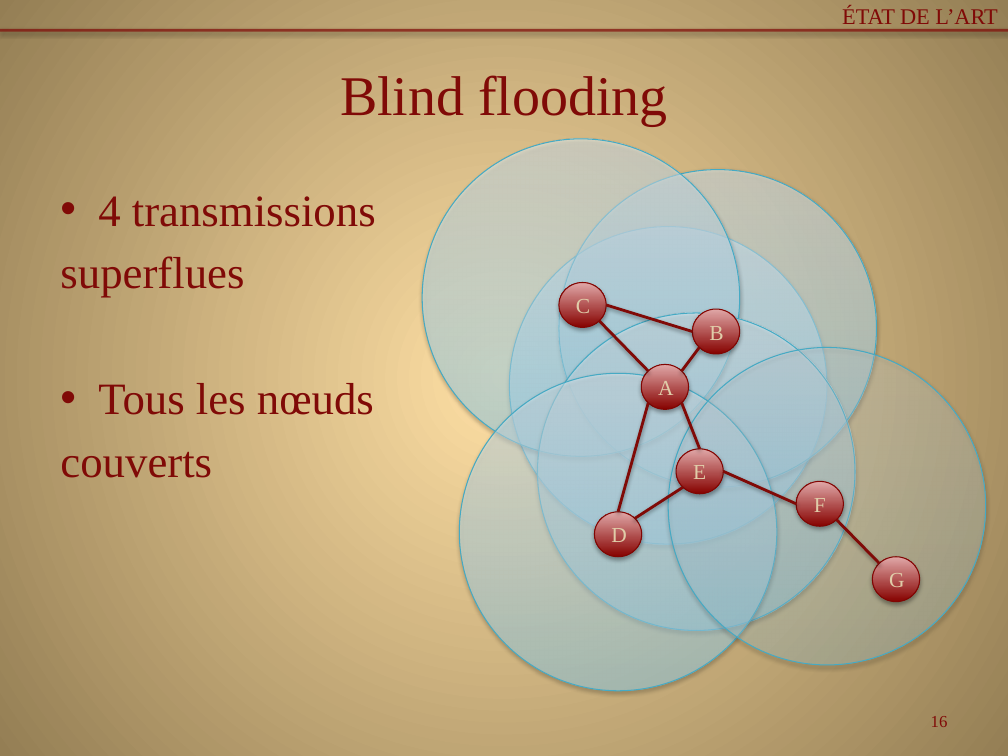
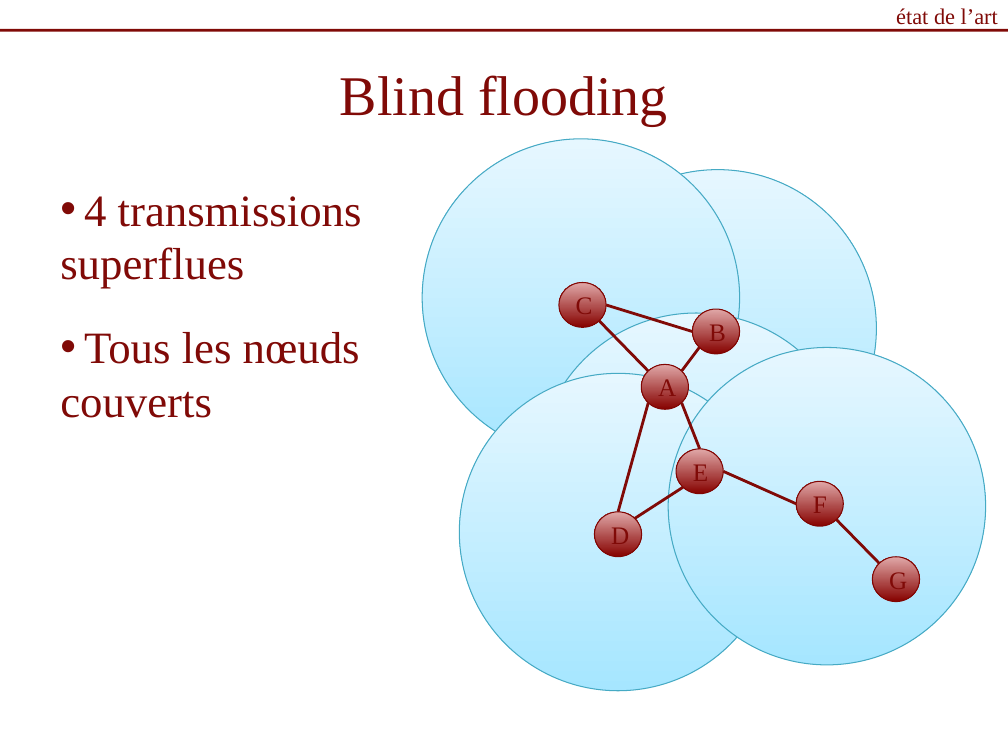
Before and after one commit to Patre/Energy-saving-in-sensors--networks, a slide deck: slide 16 of Redaction/pres.pptx. Drawn at 1008x756 pixels with LibreOffice and Linux fonts; fonts in the diff are those of the drawing. Boxes give left, top, right and bottom in pixels: in the first picture for what was removed or moved away, otherwise in the second. Text is boxed around its words. In the diff, an @@ line names an element or a change of style, - is before the commit and + after.

```diff
--- a/Redaction/pres.pptx
+++ b/Redaction/pres.pptx
@@ background gradient #FFDFA6 to #957E54 to #FFFFFF @@
@@ text at (x1=896, y1=8, x2=998, y2=25): text changed @@
-ÉTAT DE L’ART
+état de l’art
@@ line (0, 30) - (1008, 30): stroke #800A07 2 pt to #800A07 2.01 pt @@
@@ text "4 transmissions" at (x1=60, y1=196, x2=362, y2=418): indent changed; less space between paragraphs @@
@@ line (599, 321) - (648, 371): stroke #800A07 2 pt to #800A07 2.01 pt @@
@@ line (692, 332) - (606, 305): stroke #800A07 2 pt to #800A07 2.01 pt @@
@@ fill gradient #A7E6FF to #C1EDFF to #E7F8FF to gradient #A6E6FF to #E6F7FF; outline #46AAC5 0.75 pt to #46AAC4 0.74 pt; shadow off in 6 elements at (x1=509, y1=227, x2=827, y2=544), (x1=559, y1=169, x2=877, y2=487), (x1=422, y1=139, x2=740, y2=457), (x1=537, y1=313, x2=855, y2=631), (x1=460, y1=373, x2=777, y2=690), (x1=668, y1=348, x2=986, y2=665) @@
@@ line (681, 371) - (700, 348): stroke #800A07 2 pt to #800A07 2.01 pt @@
@@ line (648, 403) - (618, 512): stroke #800A07 2 pt to #800A07 2.01 pt @@
@@ line (681, 403) - (700, 449): stroke #800A07 2 pt to #800A07 2.01 pt @@
@@ line (724, 472) - (796, 504): stroke #800A07 2 pt to #800A07 2.01 pt @@
@@ line (635, 518) - (683, 487): stroke #800A07 2 pt to #800A07 2.01 pt @@
@@ line (837, 520) - (879, 563): stroke #800A07 2 pt to #800A07 2.01 pt @@
@@ size 15.3 to 18 pt, text colour #E0CDA9 to #800A07; fill gradient #870300 to #E0A9A9 to gradient #860200 to #E0A8A8; outline #800704 0.75 pt to #800603 0.74 pt; shadow off in 7 elements at (x1=595, y1=512, x2=642, y2=556), (x1=641, y1=365, x2=688, y2=409), (x1=676, y1=449, x2=724, y2=493), (x1=796, y1=482, x2=844, y2=526), (x1=692, y1=309, x2=740, y2=354), (x1=559, y1=282, x2=607, y2=327), (x1=873, y1=556, x2=920, y2=601) @@
@@ page number removed at (x1=931, y1=716, x2=948, y2=727) @@
-16
```
Also in this commit, not shown: 28 other slides changed, 8 slides added, 1 slide removed.
